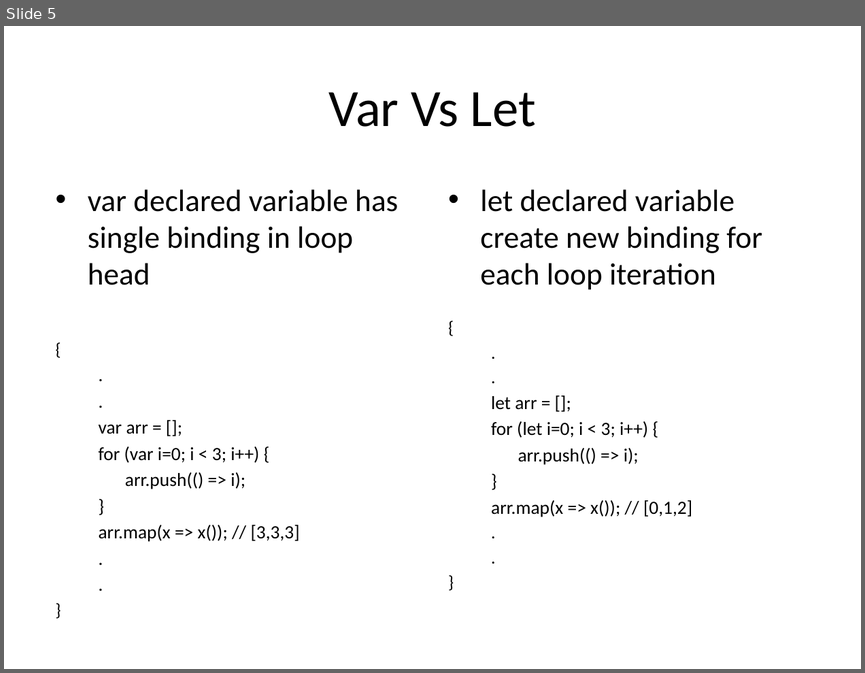
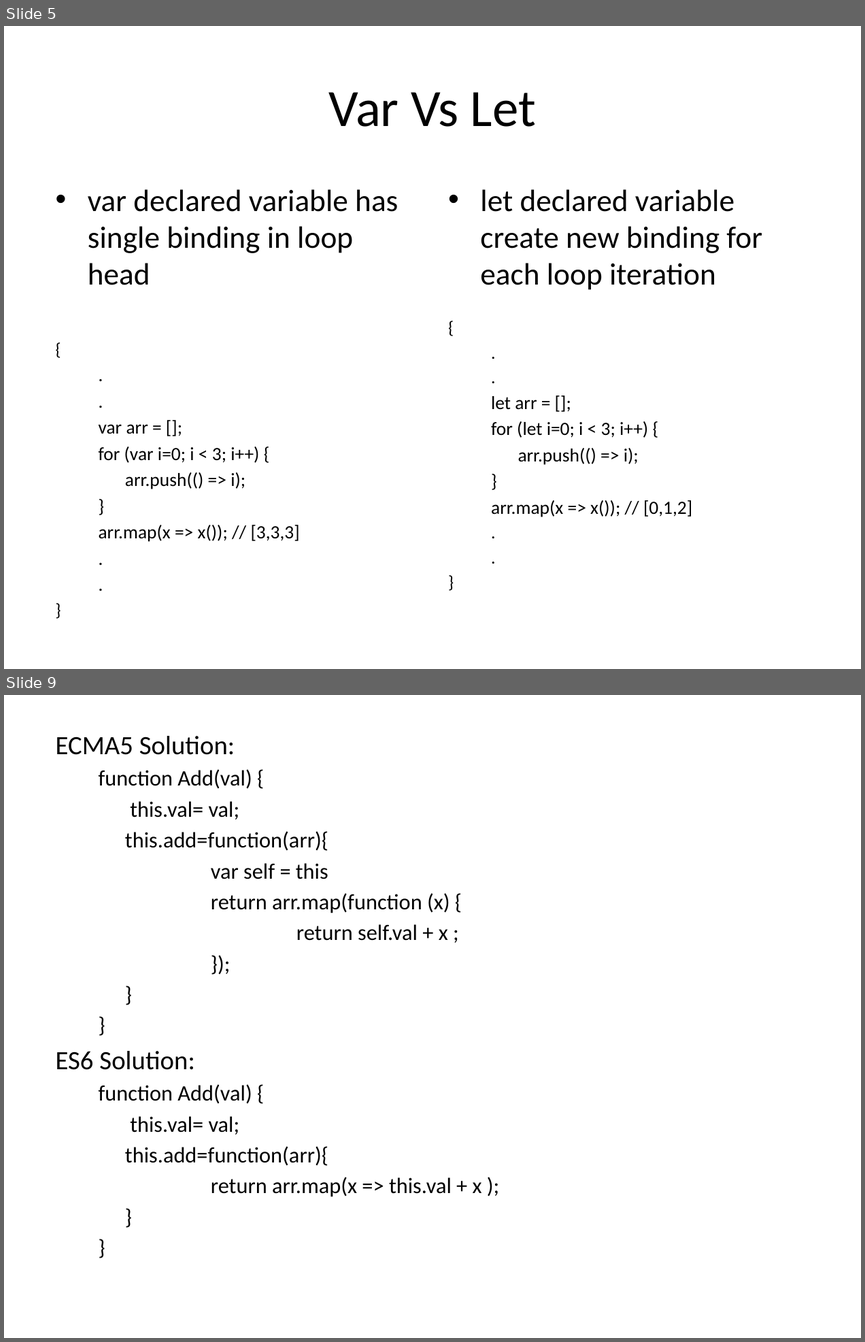
Before and after one commit to jaybidwai02/jsFrameworks, a slide deck: es6/ES6.pptx. Shown one above the other, each under a label of ours: slide 5 before the commit, slides 5 and 9 after it; the slides between them are not shown. The pictures are 865x673 and 865x1342 pixels, drawn with LibreOffice and Linux fonts; fonts in the diff are those of the drawing. Boxes give left, top, right and bottom in pixels: in the first picture for what was removed or moved away, otherwise in the second. Text is boxed around its words. In the diff, an @@ line names an element or a change of style, - is before the commit and + after.

```diff
--- a/es6/ES6.pptx
+++ b/es6/ES6.pptx
@@ slide 9 added at (4, 695, 861, 1338), background #FFFFFF @@
@@ text added at (56, 736, 482, 1197), 18.5 pt, text #000000 @@
+ECMA5 Solution:
+  function Add(val) {
+  this.val= val;
+  this.add=function(arr){
+  var self = this
+  return arr.map(function (x) {
+  return self.val + x ;
+  });
+  }
+  }
+ES6 Solution:
+  function Add(val) {
+  this.val= val;
+  this.add=function(arr){
+  return arr.map(x => this.val + x );
+  }
+  }
```
Also in this commit, not shown: 12 other slides added, 1 other file.
